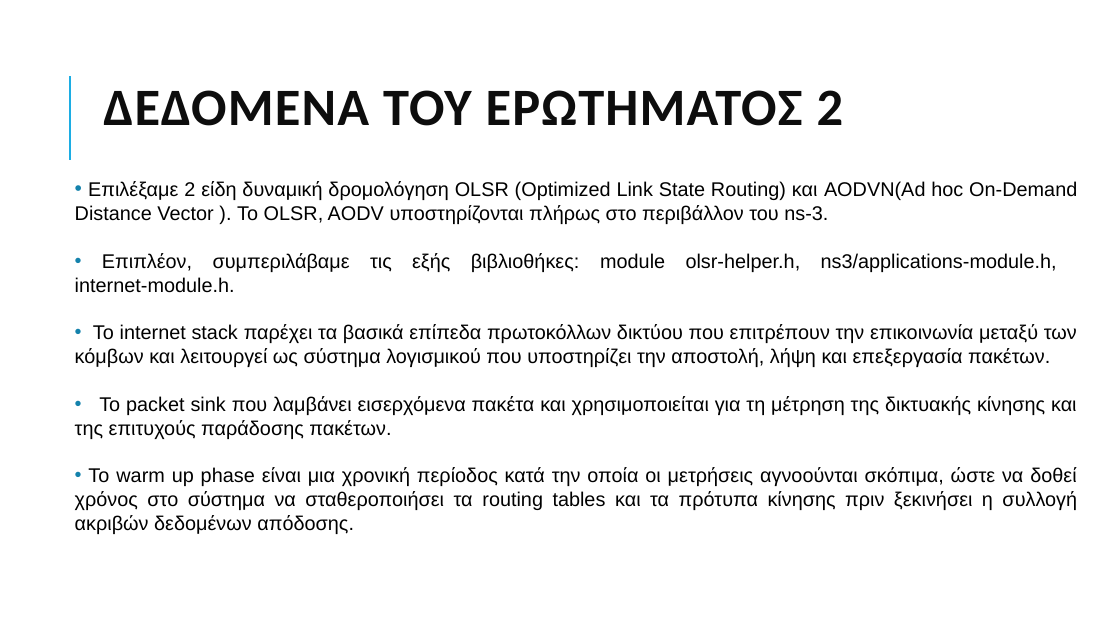
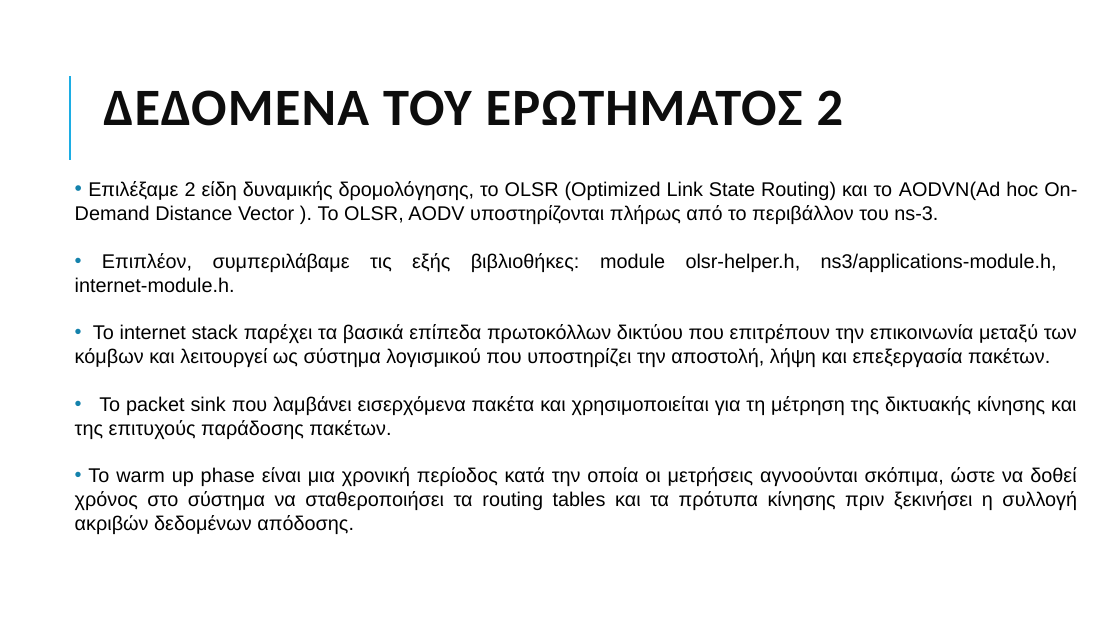
Before and after one commit to grgmyl/Ns3Project, a slide deck: slide 8 of Presentations/Ns-3_presentation_F.pptx. Drawn at 1120x630 pixels with LibreOffice and Linux fonts; fonts in the diff are those of the drawing. Boxes give left, top, right and bottom in pixels: in the first picture for what was removed or moved away, otherwise in the second. Text is boxed around its words. In the diff, an @@ line names an element or a change of style, - is before the commit and + after.

Commit message:
ΑΛΛΑΓΕΣ.done
διορθωσα καποια συντακτικα λαθη και εβαλα καποια σκριν τα υπολοιπα μετα την προπ.επισης ισως αλλαξουμε λιγο τους τιτλους στις διαφανειες? δεν ξερω αν μου αρεσουν   τα πχ "ΔΕΔΟΜΕΝΑ ΤΟΥ ΕΡΩΤΗΜΑΤΟΣ" "ΑΠΟΤΕΛΕΣΜΑΤΑ ΤΟΥ ΕΡΩΤΗΜΑΤΟΣ" αλλα απο την αλλη δεν ξερω και πως αλλιως να το κανουμε ,τεσπα we will talk

```diff
--- a/Presentations/Ns-3_presentation_F.pptx
+++ b/Presentations/Ns-3_presentation_F.pptx
@@ text at box(75, 181, 1077, 224): text changed @@
-• Επιλέξαμε 2 είδη δυναμική δρομολόγηση OLSR (Optimized Link State Routing) και AODVN(Ad hoc On-Demand Distance Vector ). Το OLSR, AODV υποστηρίζονται πλήρως στο περιβάλλον του ns-3.
+• Επιλέξαμε 2 είδη δυναμικής δρομολόγησης, το OLSR (Optimized Link State Routing) και το AODVN(Ad hoc On-Demand Distance Vector ). Το OLSR, AODV υποστηρίζονται πλήρως από το περιβάλλον του ns-3.
```
Also in this commit, not shown: 2 other slides changed, 1 slide added.
